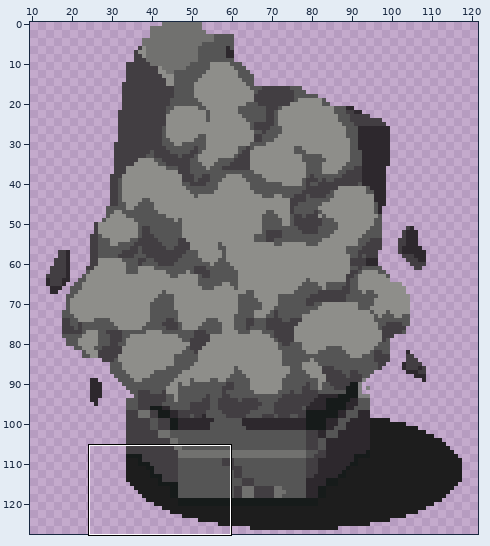
Pixel-art file: Pixel Art/Object/Pillar-destruction.aseprite. Above, an overview of the earlier version with the close-up marked.
Close-up. Before:
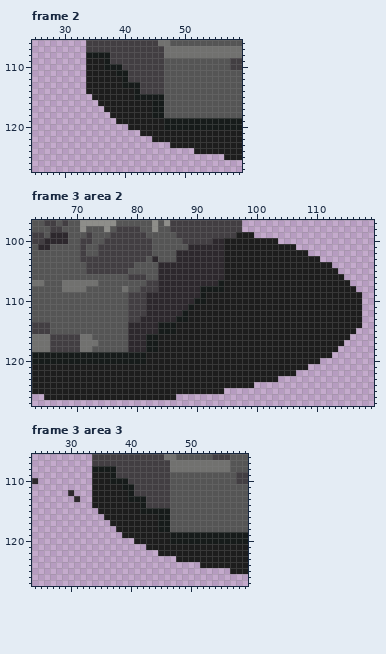
128x128 pixels, 9 frames. Shown: frame 2: x 25..59, y 106..127; frame 3 area 2: x 63..119, y 97..127; frame 3 area 3: x 24..59, y 106..127. The wide view leaves out empty margins. The commit also changed other frames or places, which this record leaves out.
Once edited:
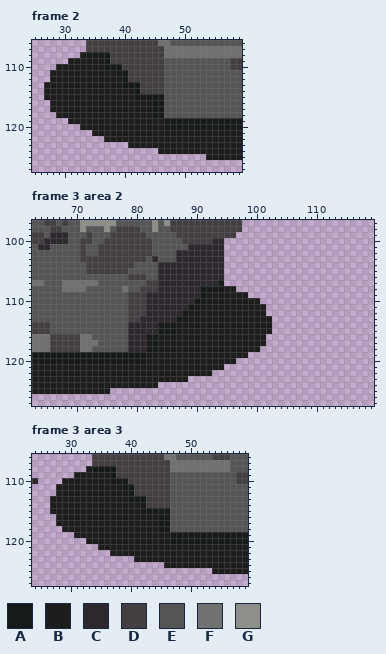
Palette (. is transparent): A #161b1a  B #1d1d1d  C #2d282d  D #423e42  E #555555  F #71716f  G #8e8e8a
Diff:
Changed rows in their new state; - is an unchanged pixel.
Frame 2:
first column x 27:
108 ------B-----------------------
109 ----BBB-----------------------
110 --BBBBB-----------------------
111 -BBBBBB-----------------------
112 -BBBBBB-----------------------
113 BBBBBBB-----------------------
114 BBBBBBB-----------------------
115 BBBBBBBB----------------------
116 -BBBBBBBB---------------------
117 -BBBBBBBBB--------------------
118 --BBBBBBBBB-------------------
119 ----BBBBBBBB------------------
120 ------BBBBBBBB----------------
121 --------BBBBBBBB--------------
122 ----------BBBBBBBB------------
123 --------------BBBBBBB---------
124 -------------------BBBBBB-----
125 ---------------------------BBB
Frame 3 area 2:
first column x 65:
 99 --------------------------------...------------------
100 ------------------------------.........--------------
101 ------------------------------............-----------
102 ------------------------------..............---------
103 ------------------------------................-------
104 ------------------------------..................-----
105 ------------------------------...................----
106 ------------------------------....................---
107 ------------------------------.....................--
108 --------------------------------....................-
109 ----------------------------------...................
110 ------------------------------------.................
111 -------------------------------------................
112 -------------------------------------................
113 --------------------------------------...............
114 --------------------------------------...............
115 --------------------------------------..............-
116 -------------------------------------..............--
117 -------------------------------------.............---
118 ------------------------------------.............----
119 ----------------------------------..............-----
120 --------------------------------..............-------
121 ------------------------------..............---------
122 ----------------------------..............-----------
123 ------------------------...............--------------
124 -------------------................------------------
125 -----------...................-----------------------
126 ......................-------------------------------
Frame 3 area 3: the same change as frame 2
Changed places in both close-ups, as pixel boxes (x1, y1, x2, y2):
added: (44, 52, 224, 160)
erased: (44, 232, 362, 400)
changed: (50, 466, 230, 574)
